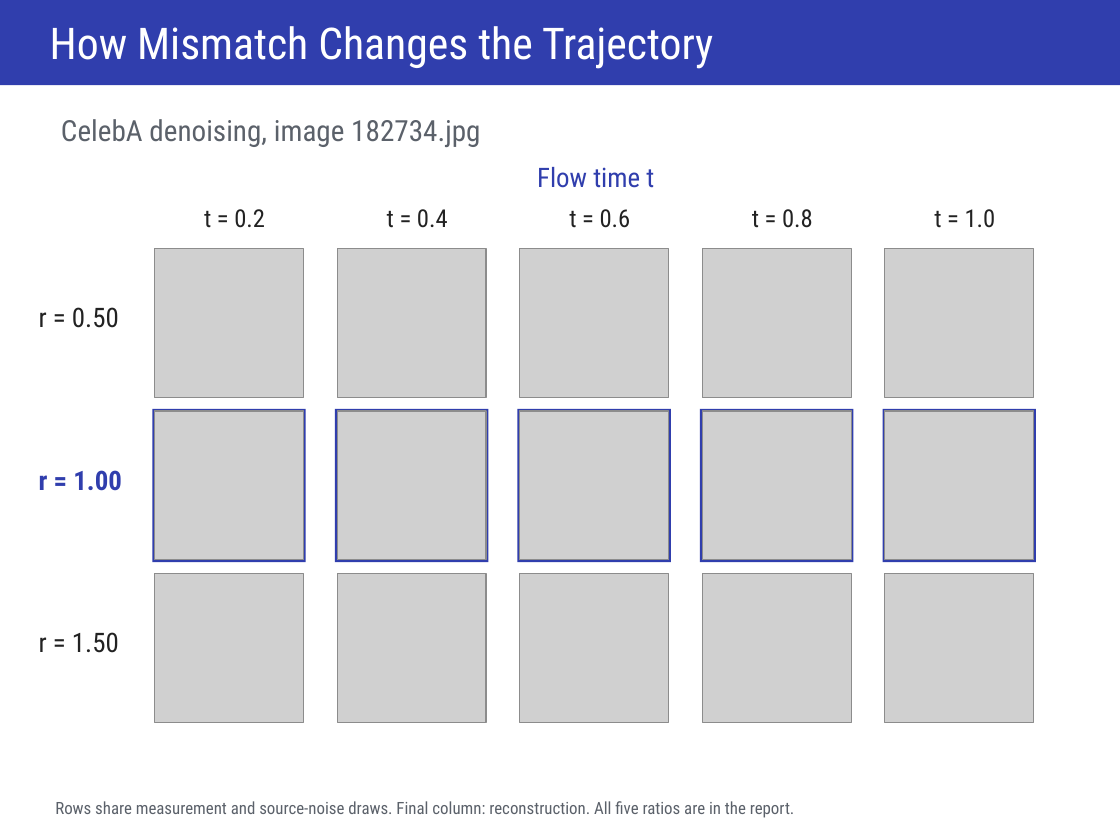
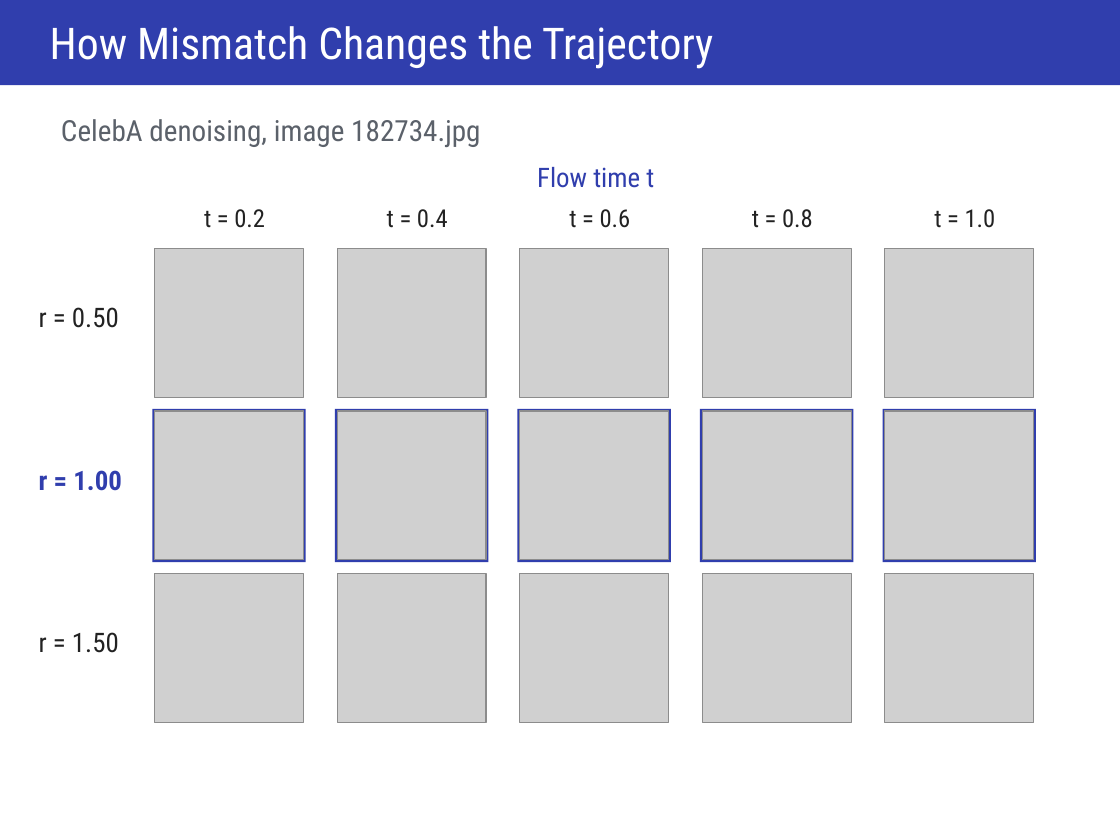
Before and after one commit to ItayShorian07/Diffusion--flower-project, a slide deck: slide 16 of artifacts/presentation/FLOWER- Presentation.pptx. Drawn at 1120x840 pixels with LibreOffice and Linux fonts; fonts in the diff are those of the drawing; grey boxes stand for pictures. Boxes give left, top, right and bottom in pixels: in the first picture for what was removed or moved away, otherwise in the second. Text is boxed around its words. In the diff, an @@ line names an element or a change of style, - is before the commit and + after.

```diff
--- a/artifacts/presentation/FLOWER- Presentation.pptx
+++ b/artifacts/presentation/FLOWER- Presentation.pptx
@@ text removed at (55, 801, 795, 818) @@
-Rows share measurement and source-noise draws. Final column: reconstruction. All five ratios are in the report.
```
Also in this commit, not shown: 15 other slides changed, 1 other file.
